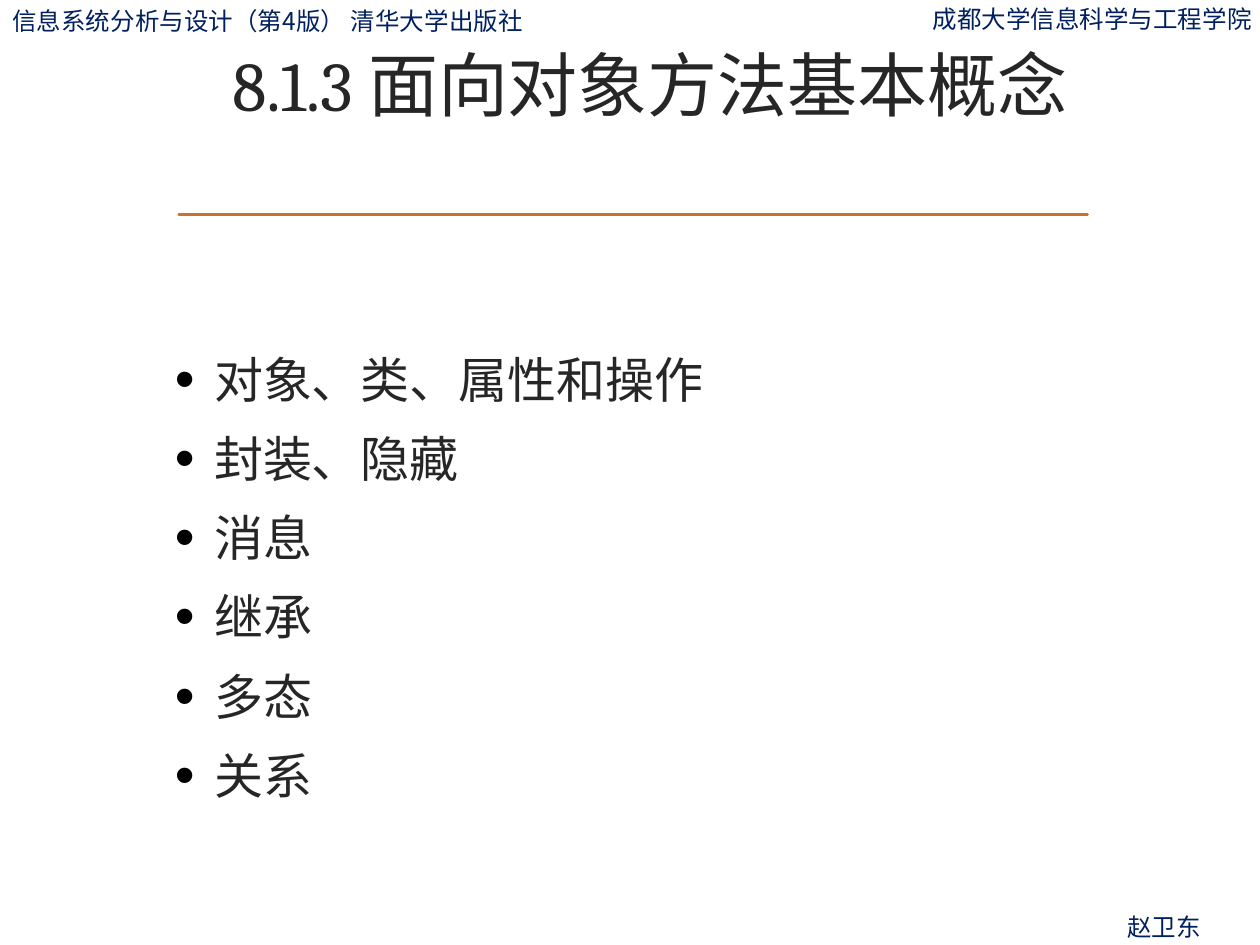
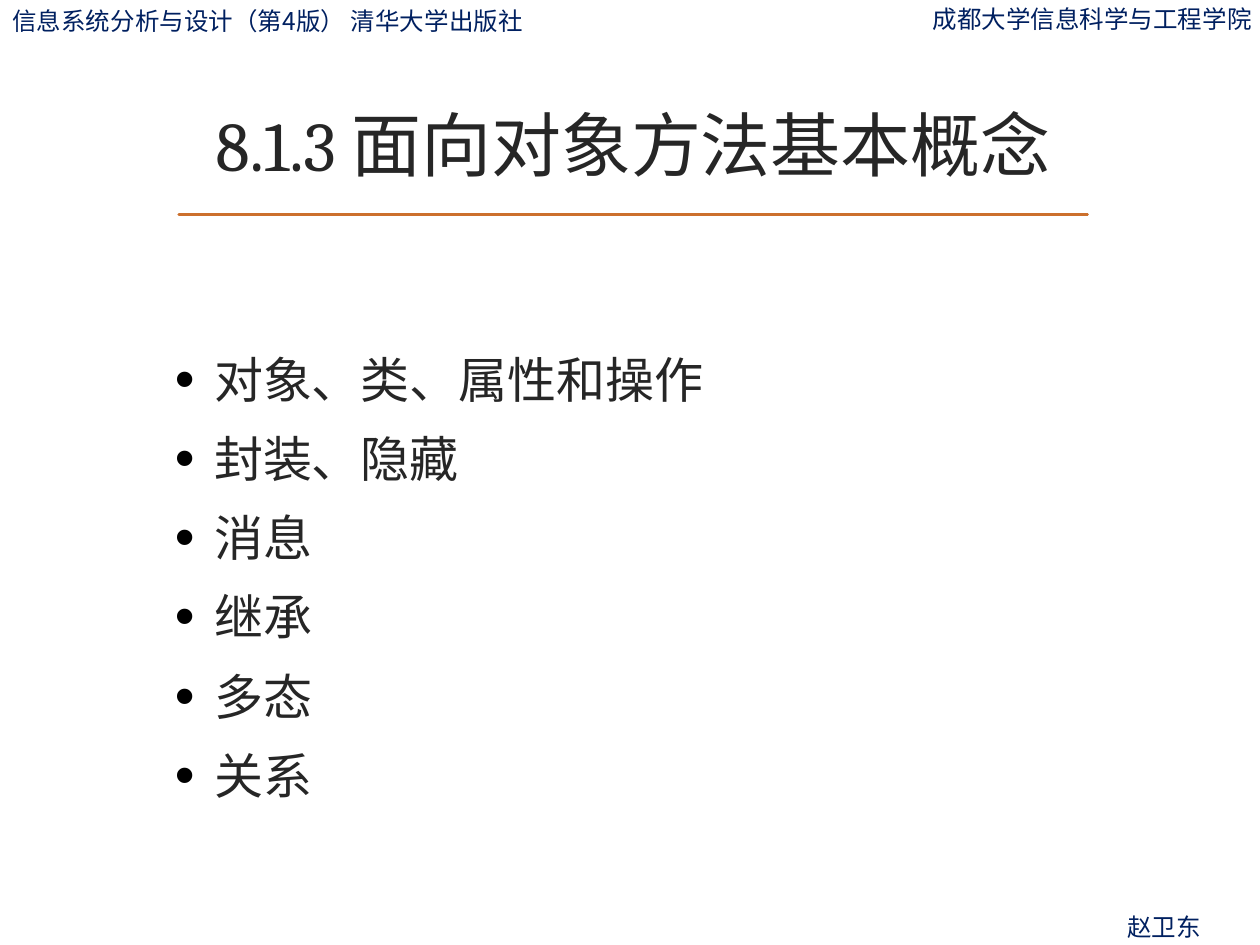
Before and after one commit to ylfagh/is_analysis-1, a slide deck: slide 8 of ppt/第8章-领域对象建模.pptx. Drawn at 1260x945 pixels with LibreOffice and Linux fonts; fonts in the diff are those of the drawing; background and template pictures are left out. Boxes give left, top, right and bottom in pixels: in the first picture for what was removed or moved away, otherwise in the second. Text is boxed around its words. In the diff, an @@ line names an element or a change of style, - is before the commit and + after.

```diff
--- a/ppt/第8章-领域对象建模.pptx
+++ b/ppt/第8章-领域对象建模.pptx
@@ title "8.1.3 面向对象方法基本概念": place and size @@
-title "8.1.3 面向对象方法基本概念" at bbox=[232, 51, 1067, 117]
+title "8.1.3 面向对象方法基本概念" at bbox=[216, 111, 1050, 177]
```
Also in this commit, not shown: 1 other slide changed, 1 other file.
